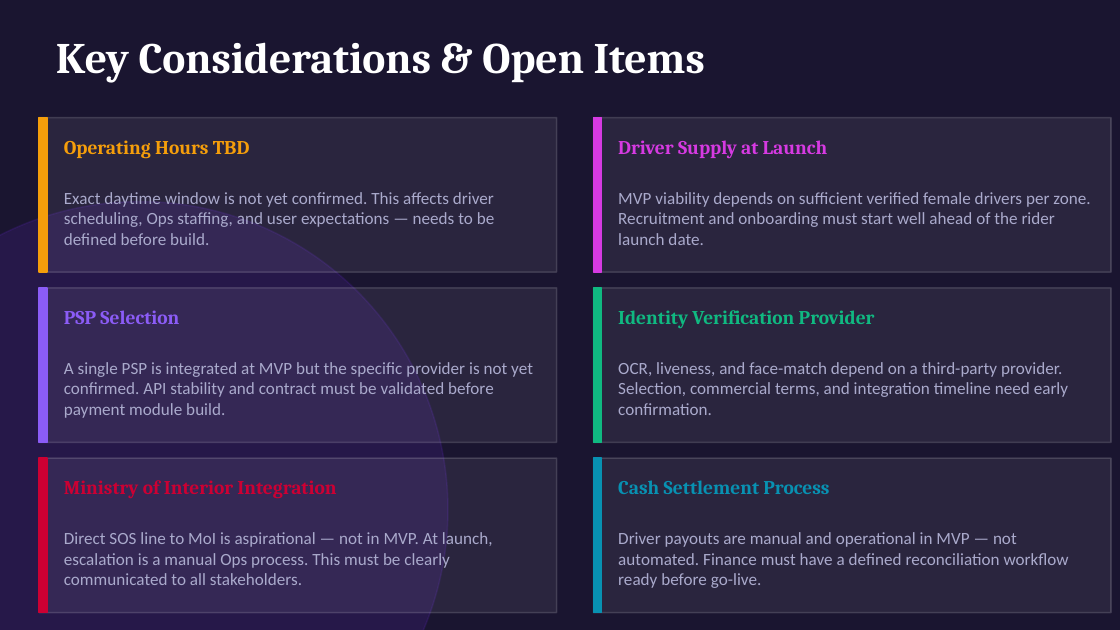
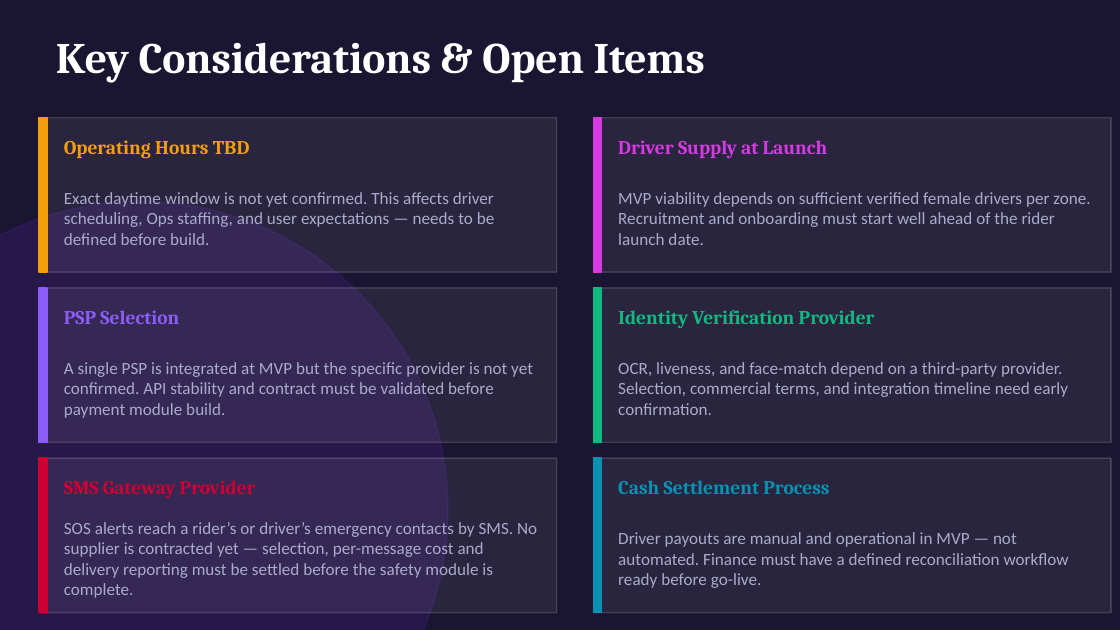
Before and after one commit to poparab/SheDrive, a slide deck: slide 16 of docs/presentations/SheDrive-MVP-Presentation.pptx. Drawn at 1120x630 pixels with LibreOffice and Linux fonts; fonts in the diff are those of the drawing. Boxes give left, top, right and bottom in pixels: in the first picture for what was removed or moved away, otherwise in the second. Text is boxed around its words. In the diff, an @@ line names an element or a change of style, - is before the commit and + after.

```diff
--- a/docs/presentations/SheDrive-MVP-Presentation.pptx
+++ b/docs/presentations/SheDrive-MVP-Presentation.pptx
@@ text at bbox=[64, 480, 256, 498]: text changed @@
-Ministry of Interior Integration
+SMS Gateway Provider
@@ text at bbox=[64, 522, 537, 598]: text changed @@
-Direct SOS line to MoI is aspirational — not in MVP. At launch, escalation is a manual Ops process. This must be clearly communicated to all stakeholders.
+SOS alerts reach a rider’s or driver’s emergency contacts by SMS. No supplier is contracted yet — selection, per-message cost and delivery reporting must be settled before the safety module is complete.
```
Also in this commit, not shown: 4 other slides changed, 13 other files.
